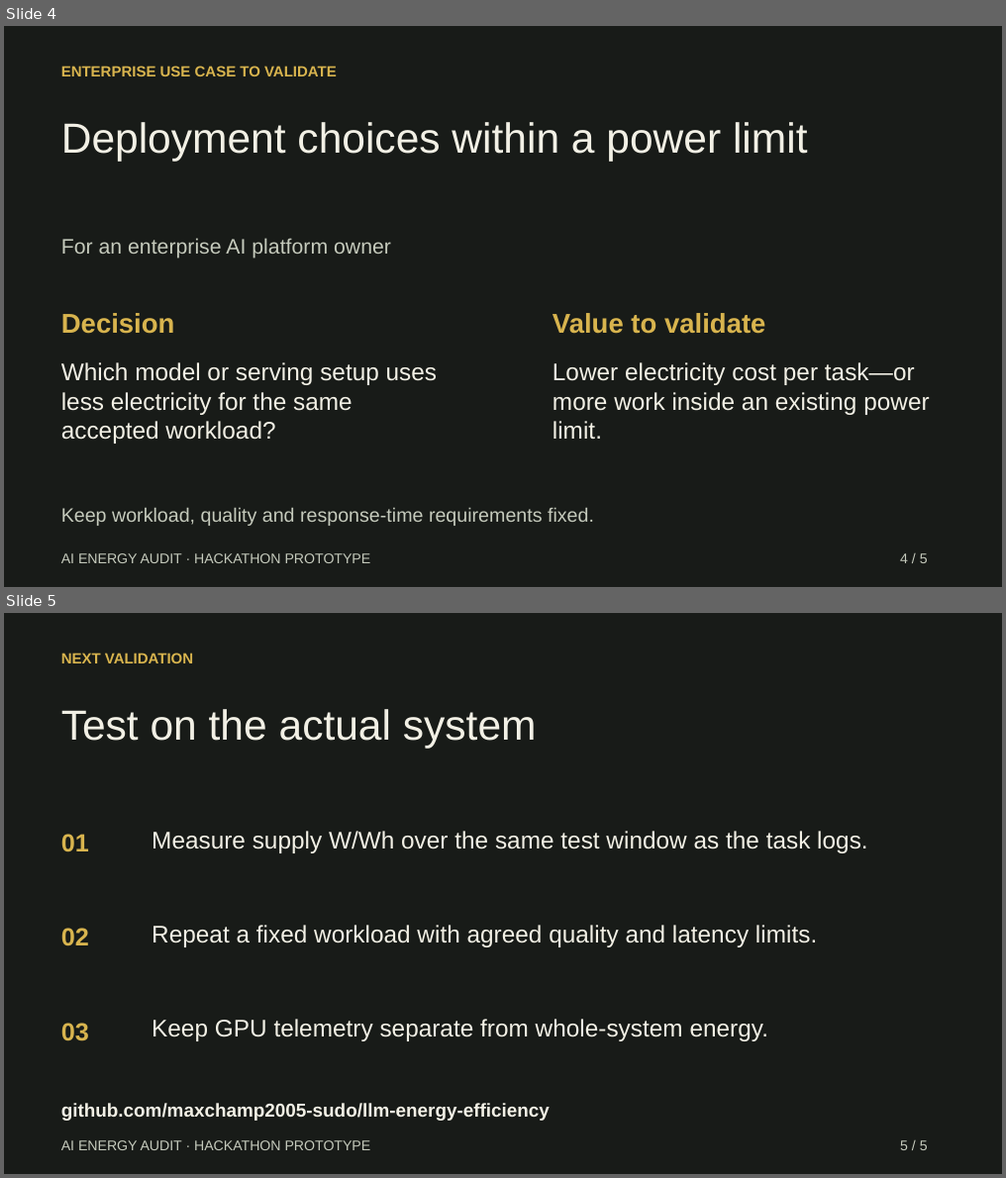
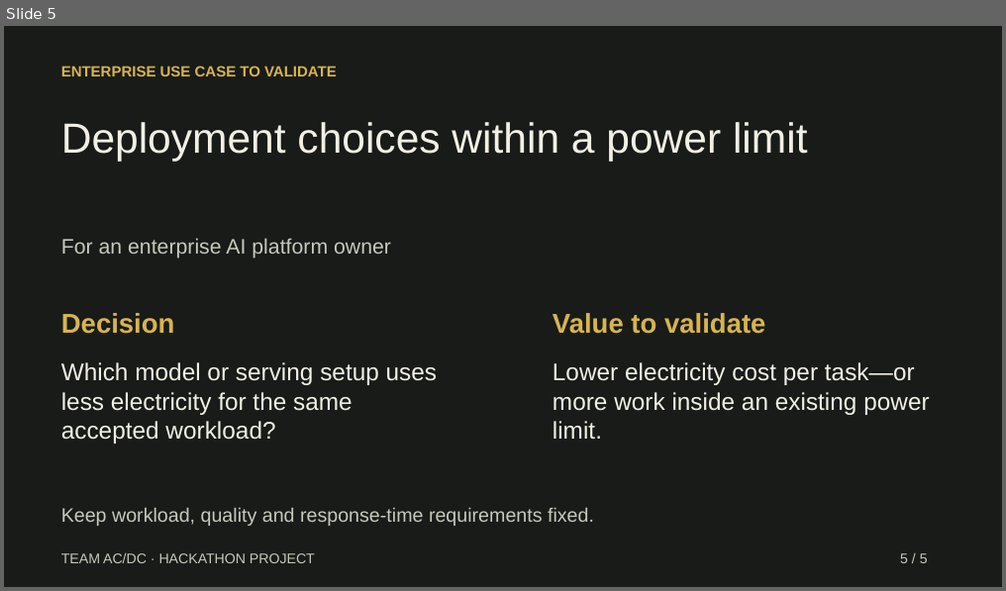
Before and after one commit to maxchamp2005-sudo/llm-energy-efficiency, a slide deck: docs/hackathon-pitch.pptx. Shown one above the other, each under a label of ours: slides 4 and 5 before the commit, slide 5 after it. The pictures are 1006x1178 and 1006x591 pixels, drawn with LibreOffice and Linux fonts; fonts in the diff are those of the drawing. Boxes give left, top, right and bottom in pixels: in the first picture for what was removed or moved away, otherwise in the second. Text is boxed around its words. In the diff, an @@ line names an element or a change of style, - is before the commit and + after.

Commit message:
Add hackathon measurement trace and update Power per LLM token pitch

```diff
--- a/docs/hackathon-pitch.pptx
+++ b/docs/hackathon-pitch.pptx
@@ slide 5 removed at [4, 613, 1002, 1174], background #181B18 @@
@@ text removed at [61, 653, 193, 663] @@
-NEXT VALIDATION
@@ text removed at [61, 709, 537, 748] @@
-Test on the actual system
@@ text removed at [61, 834, 89, 853] @@
-01
@@ text removed at [152, 831, 867, 854] @@
-Measure supply W/Wh over the same test window as the task logs.
@@ text removed at [61, 928, 89, 947] @@
-02
@@ text removed at [152, 925, 817, 948] @@
-Repeat a fixed workload with agreed quality and latency limits.
@@ text removed at [61, 1023, 89, 1042] @@
-03
@@ text removed at [152, 1019, 769, 1042] @@
-Keep GPU telemetry separate from whole-system energy.
@@ text removed at [61, 1103, 549, 1121] @@
-github.com/maxchamp2005-sudo/llm-energy-efficiency
@@ text removed at [61, 1141, 371, 1151] @@
-AI ENERGY AUDIT · HACKATHON PROTOTYPE
@@ text removed at [900, 1141, 928, 1151] @@
-5 / 5
@@ what was slide 4 is now slide 5 @@
@@ slide 5 changed as well @@
@@ text at [61, 554, 315, 564]: text changed @@
-AI ENERGY AUDIT · HACKATHON PROTOTYPE
+TEAM AC/DC · HACKATHON PROJECT
@@ text at [900, 554, 928, 564]: text changed @@
-4 / 5
+5 / 5
```
Also in this commit, not shown: 3 other slides changed, 1 slide added, 12 other files.
